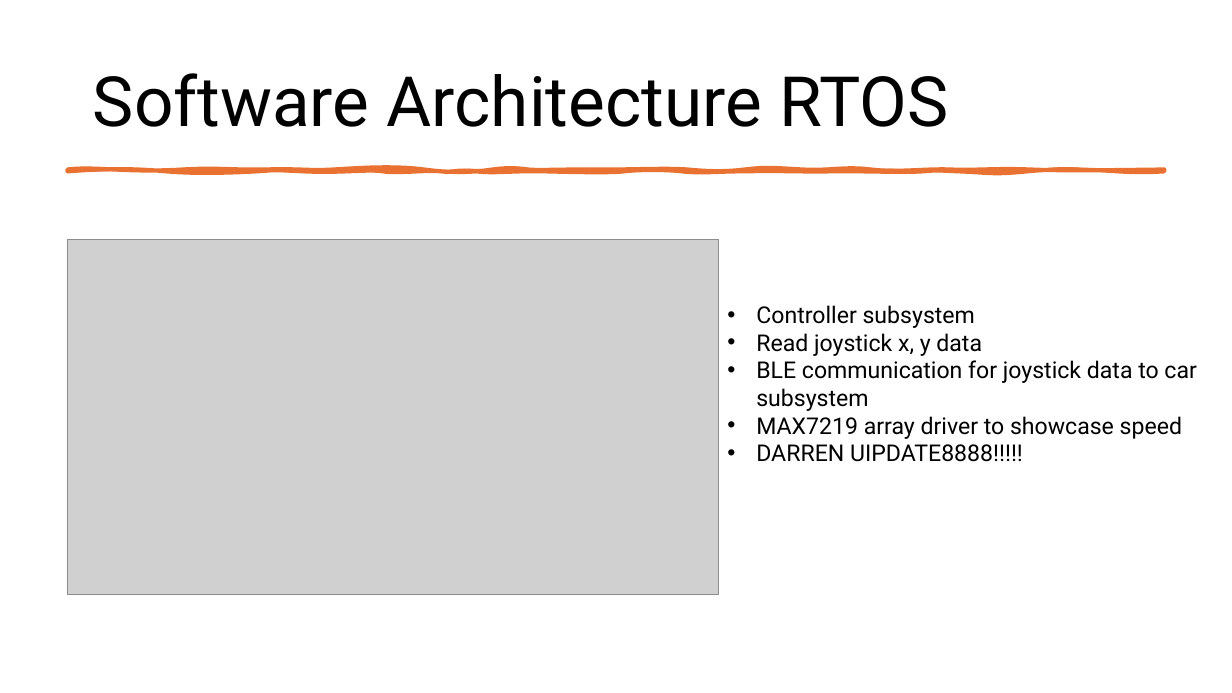
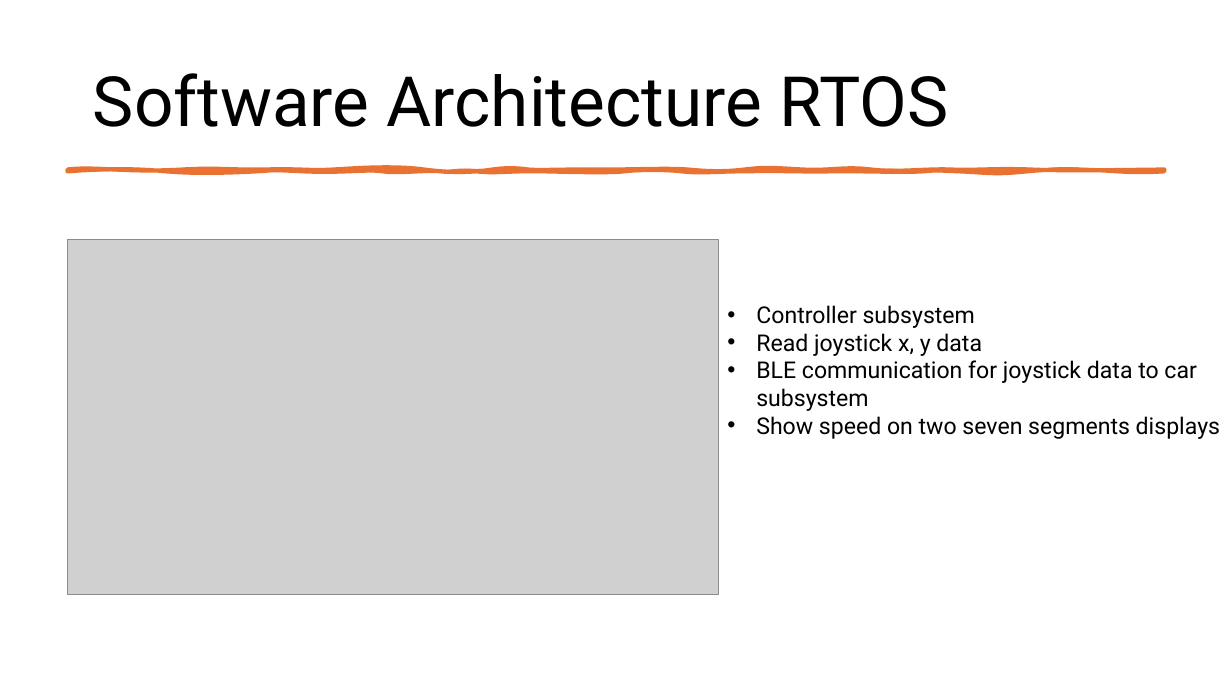
Before and after one commit to RaufPere/RC_CAR_IOT, a slide deck: slide 9 of Documentation/RC_CAR.pptx. Drawn at 1232x693 pixels with LibreOffice and Linux fonts; fonts in the diff are those of the drawing; grey boxes stand for pictures. Boxes give left, top, right and bottom in pixels: in the first picture for what was removed or moved away, otherwise in the second. Text is boxed around its words. In the diff, an @@ line names an element or a change of style, - is before the commit and + after.

Commit message:
added software architecture text in the paper, PPT is updated back to 7segments displays. Miro is also adjusted back again to 7segments.

```diff
--- a/Documentation/RC_CAR.pptx
+++ b/Documentation/RC_CAR.pptx
@@ text at bbox=[756, 416, 1220, 439]: text changed @@
-• MAX7219 array driver to showcase speed
-• DARREN UIPDATE8888!!!!!
+• Show speed on two seven segments displays
```
Also in this commit, not shown: 1 other slide changed, 1 other file.
